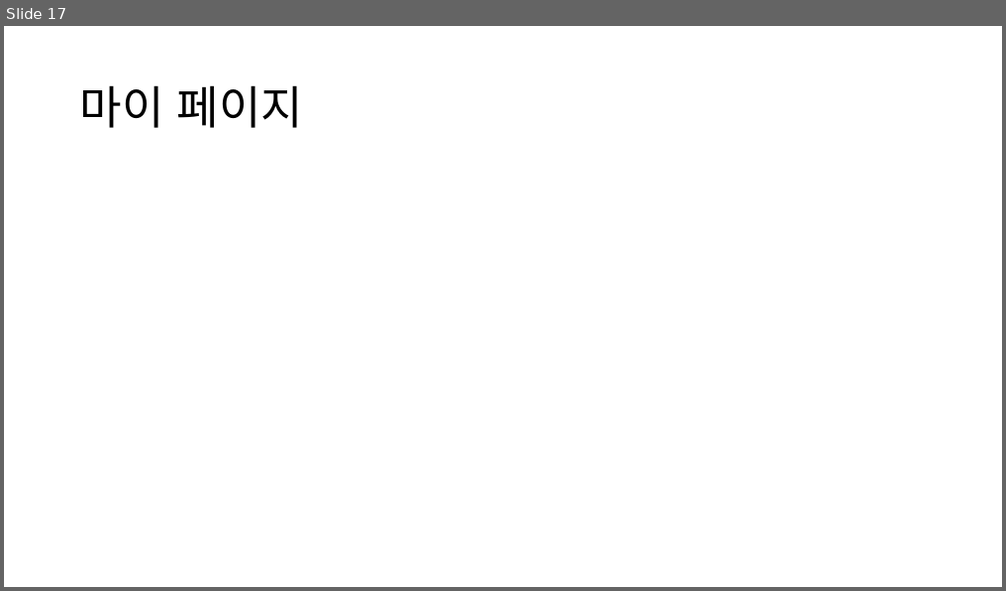
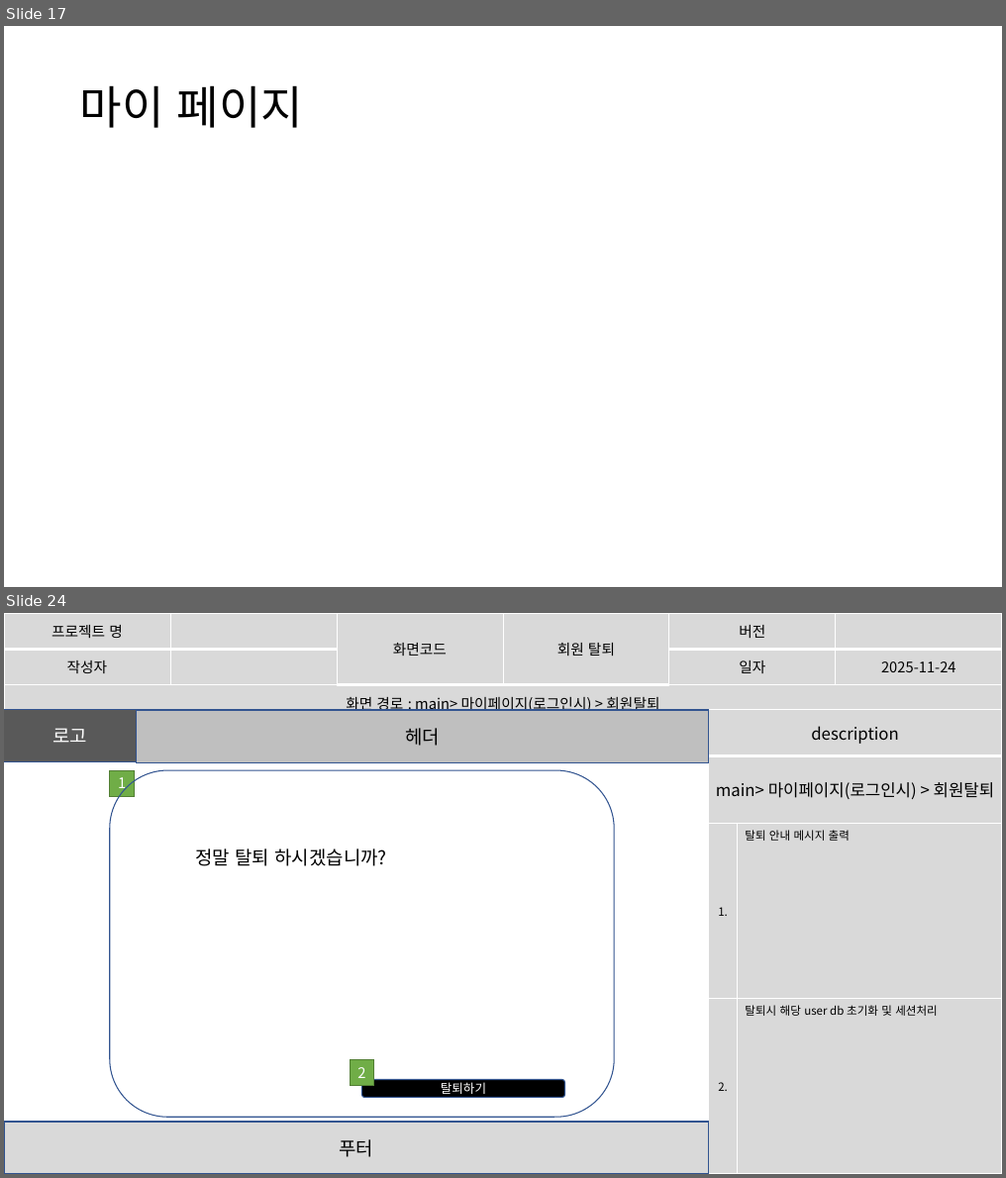
Before and after one commit to imyongchan/source, a slide deck: 스토리보드- 11.20/스토리보드_종합중.pptx. Shown one above the other, each under a label of ours: slide 17 before the commit, slides 17 and 24 after it; the slides between them are not shown. The pictures are 1006x591 and 1006x1178 pixels, drawn with LibreOffice and Linux fonts; fonts in the diff are those of the drawing. Boxes give left, top, right and bottom in pixels: in the first picture for what was removed or moved away, otherwise in the second. Text is boxed around its words. In the diff, an @@ line names an element or a change of style, - is before the commit and + after.

```diff
--- a/스토리보드- 11.20/스토리보드_종합중.pptx
+++ b/스토리보드- 11.20/스토리보드_종합중.pptx
@@ slide 24 added at <box>4,613,1002,1174</box>, background #FFFFFF @@
@@ table added at <box>4,613,1001,715</box>, 3 rows, 6 columns @@
+프로젝트 명 |  | 화면코드 | 회원 탈퇴 | 버전 | 
+작성자 |  |  |  | 일자 | 2025-11-24
+화면 경로 : main> 마이페이지(로그인시) > 회원탈퇴 |  |  |  |  | 
@@ rectangle added at <box>4,710,137,761</box>, fill #595959, outline #325491 1 pt, 18 pt, text #FFFFFF @@
+로고
@@ rectangle added at <box>137,710,709,762</box>, fill #BFBFBF, outline #325491 1 pt, 18 pt, text #000000 @@
+헤더
@@ table added at <box>709,710,1002,1174</box>, 4 rows, 2 columns @@
+description | 
+main> 마이페이지(로그인시) > 회원탈퇴 | 
+1. | 탈퇴 안내 메시지 출력
+2. | 탈퇴시 해당 user db 초기화 및 세션처리
@@ rectangle added at <box>110,770,135,796</box>, fill #70AD47, outline #538035 1 pt, 14 pt, text #FFFFFF @@
+1
@@ rounded rectangle added at <box>110,770,614,1117</box>, outline #325491 1 pt @@
@@ text added at <box>195,849,387,866</box>, 18 pt, text #000000 @@
+정말 탈퇴 하시겠습니까?
@@ rectangle added at <box>350,1059,374,1085</box>, fill #70AD47, outline #538035 1 pt, 14 pt, text #FFFFFF @@
+2
@@ rounded rectangle added at <box>361,1080,564,1098</box>, fill #000000, outline #325491 1 pt, 12 pt, text #FFFFFF @@
+탈퇴하기
@@ rectangle added at <box>4,1122,709,1174</box>, fill #D9D9D9, outline #325491 1 pt, 18 pt, text #000000 @@
+푸터
```
Also in this commit, not shown: 3 slides changed, 6 other slides added.
